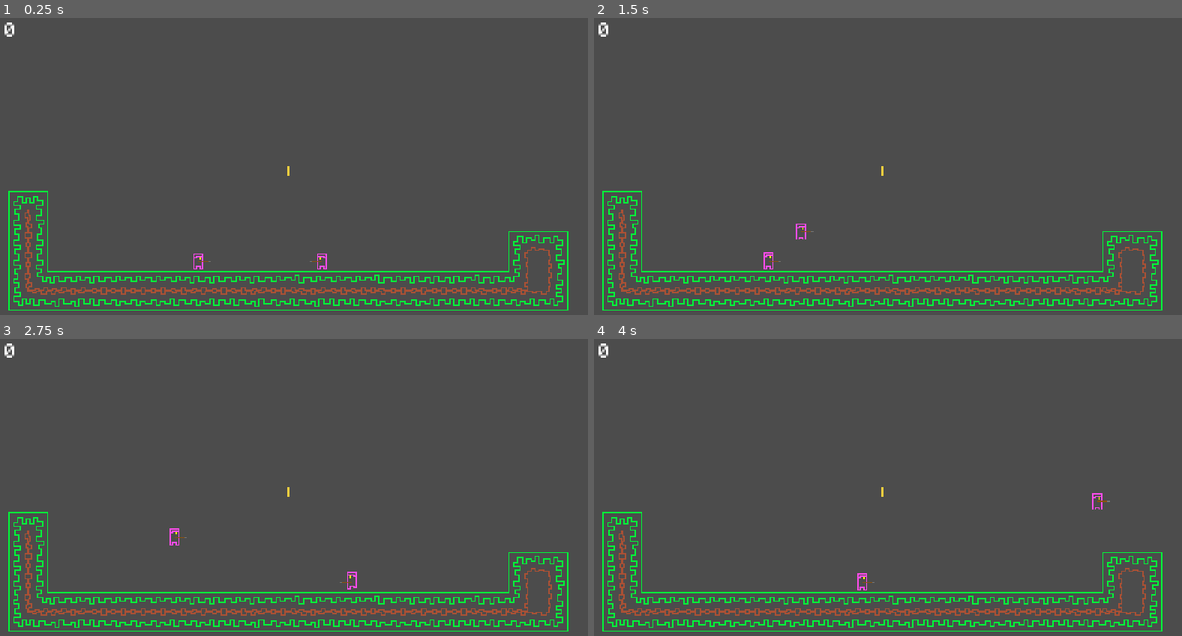
Above: before the commit, frames 1-4 (two rows, left to right).
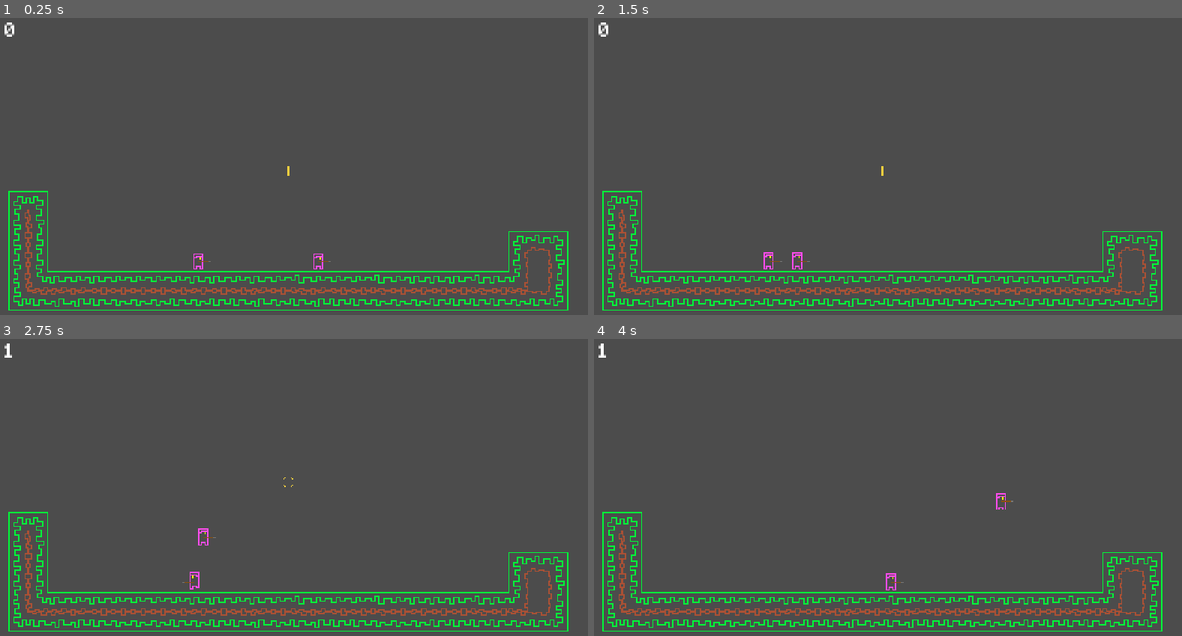
Above: after the commit, the same moments.

Repository: FoxRox87/Platformer2
Game: Godot game, scene res://Levels/Level01.tscn
Two runs of this game, one before a commit and one after it. Both use one fixed random seed, a clock stepped at 60 frames per second and the inputs below. Sound files missing from this copy of the repository are replaced by a short silence.
Inputs:
- Up to frame 1 (0.25 s): no input
- Up to frame 2 (1.5 s): tap Enter at 0.5 s; hold Left (move_left2, bound only before the commit) 0.53-1.28 s; hold D (move_right, bound only before the commit) from 0.53 s (still down); tap W (jump, bound only before the commit) at 0.77, 1.07 s; tap Right (move_right2, bound only before the commit) at 0.8, 1.35 s
- Up to frame 3 (2.75 s): tap W (jump, bound only before the commit) at 1.52, 1.55, 1.82, 2.1 s; release D (move_right, bound only before the commit) at 2.03 s; hold A (move_left, bound only before the commit) from 2.03 s (still down); tap Up (jump2, bound only before the commit) at 2.3 s
- Up to frame 4 (4 s): release A (move_left, bound only before the commit) at 2.78 s; hold D (move_right, bound only before the commit) from 2.78 s (still down); tap Up (jump2, bound only before the commit) at 2.85 s; tap W (jump, bound only before the commit) at 3.02, 3.32, 3.77 s; tap Left (move_left2, bound only before the commit) at 3.05 s; hold Right (move_right2, bound only before the commit) from 3.53 s (still down); tap F (change_stance) at 3.6 s

The runs differ from the first frame. In frame 1, less than 0.1% of the frame differs, in the area x 52-57%, y 79-85%; in frame 2, 0.1%; in frame 3, 0.3%, in the area x 0-61%, y 1-85%; in frame 4, 0.3%.

Commit message:
same script for both players

Diff:
--- a/Levels/Level01.tscn
+++ b/Levels/Level01.tscn
@@ -1,10 +1,9 @@
-[gd_scene load_steps=28 format=2]
+[gd_scene load_steps=27 format=2]
 
 [ext_resource path="res://Assets/images/Clean-Forest-Retro-Lines.png" type="Texture" id=1]
 [ext_resource path="res://Objects/Player.tscn" type="PackedScene" id=2]
 [ext_resource path="res://Pickups/Coin.tscn" type="PackedScene" id=3]
 [ext_resource path="res://UI/HUD.tscn" type="PackedScene" id=4]
-[ext_resource path="res://Objects/Player2.gd" type="Script" id=6]
 
 [sub_resource type="ConvexPolygonShape2D" id=1]
 points = PoolVector2Array( 16, 16, 0, 16, 0, 0, 16, 0 )
@@ -241,6 +240,7 @@
 
 [node name="Player" parent="." groups=[
 "Player1",
+"player",
 ] instance=ExtResource( 2 )]
 position = Vector2( 169.024, 192.776 )
 
@@ -251,4 +251,4 @@
 "Player2",
 ] instance=ExtResource( 2 )]
 position = Vector2( 265.479, 195.979 )
-script = ExtResource( 6 )
+playerId = 1
--- /dev/null
+++ b/Levels/Player.tscn
@@ -0,0 +1,6 @@
+[gd_scene load_steps=2 format=2]
+
+[ext_resource path="res://Objects/Player.gd" type="Script" id=1]
+
+[node name="Player" type="KinematicBody2D"]
+script = ExtResource( 1 )
--- a/Objects/Player.gd
+++ b/Objects/Player.gd
@@ -13,6 +13,7 @@
 var rDirection = true
 var push = true
 
+export var playerId := 0
 
 
 
@@ -20,12 +21,12 @@
 func _physics_process(delta: float) -> void:
 
 #%d"%playerID
-	if Input.is_action_pressed("move_right") and velocity.x < max_speed and is_on_floor():
+	if Input.is_action_pressed("move_right%d" % playerId) and velocity.x < max_speed and is_on_floor():
 		velocity.x += acceleration
 	if is_on_floor() and velocity.x > 0:
 		velocity.x -= deacceleration
 
-	if Input.is_action_pressed("move_left") and velocity.x > -max_speed and is_on_floor():
+	if Input.is_action_pressed("move_left%d" % playerId) and velocity.x > -max_speed and is_on_floor():
 		velocity.x -= acceleration
 	if is_on_floor() and velocity.x < 0:
 		velocity.x += deacceleration
@@ -34,7 +35,7 @@
 
 	velocity.y += gravity * delta
 
-	if Input.is_action_just_pressed("jump"):
+	if Input.is_action_just_pressed("jump%d"  % playerId):
 		if is_on_floor():
 			velocity.y = -jump_speed # negative Y is up in Godot
 
@@ -56,11 +57,11 @@
 		else:
 			$AnimatedSprite.play("idle")
 
-	if Input.is_action_just_pressed("move_right") and rDirection == false :
+	if Input.is_action_just_pressed("move_right%d" % playerId) and rDirection == false :
 		transform *= Transform2D.FLIP_X
 		rDirection = true
 
-	if Input.is_action_just_pressed("move_left") and rDirection == true :
+	if Input.is_action_just_pressed("move_left%d" % playerId) and rDirection == true :
 		transform *= Transform2D.FLIP_X
 		rDirection = false
 
@@ -78,9 +79,9 @@
 
 func _on_WeaponArea_body_entered(body):
 
-	if push == true and body.name == "Player2" and rDirection == false:
+	if push == true and body.is_in_group("player") and rDirection == false:
 		body.bounce_left()
-	if push == true and body.name == "Player2" and rDirection == true:
+	if push == true and body.is_in_group("player") and rDirection == true:
 		body.bounce_right()
 
 func bounce_left():
--- /dev/null
+++ b/Player.gd
@@ -0,0 +1,16 @@
+extends KinematicBody2D
+
+
+# Declare member variables here. Examples:
+# var a = 2
+# var b = "text"
+
+
+# Called when the node enters the scene tree for the first time.
+func _ready():
+	pass # Replace with function body.
+
+
+# Called every frame. 'delta' is the elapsed time since the previous frame.
+#func _process(delta):
+#	pass
--- a/project.godot
+++ b/project.godot
@@ -29,32 +29,32 @@
 
 [input]
 
-move_right={
+move_right0={
 "deadzone": 0.5,
 "events": [ Object(InputEventKey,"resource_local_to_scene":false,"resource_name":"","device":0,"alt":false,"shift":false,"control":false,"meta":false,"command":false,"pressed":false,"scancode":68,"unicode":0,"echo":false,"script":null)
  ]
 }
-move_left={
+move_left0={
 "deadzone": 0.5,
 "events": [ Object(InputEventKey,"resource_local_to_scene":false,"resource_name":"","device":0,"alt":false,"shift":false,"control":false,"meta":false,"command":false,"pressed":false,"scancode":65,"unicode":0,"echo":false,"script":null)
  ]
 }
-jump={
+jump0={
 "deadzone": 0.5,
 "events": [ Object(InputEventKey,"resource_local_to_scene":false,"resource_name":"","device":0,"alt":false,"shift":false,"control":false,"meta":false,"command":false,"pressed":false,"scancode":87,"unicode":0,"echo":false,"script":null)
  ]
 }
-move_left2={
+move_left1={
 "deadzone": 0.5,
 "events": [ Object(InputEventKey,"resource_local_to_scene":false,"resource_name":"","device":0,"alt":false,"shift":false,"control":false,"meta":false,"command":false,"pressed":false,"scancode":16777231,"unicode":0,"echo":false,"script":null)
  ]
 }
-move_right2={
+move_right1={
 "deadzone": 0.5,
 "events": [ Object(InputEventKey,"resource_local_to_scene":false,"resource_name":"","device":0,"alt":false,"shift":false,"control":false,"meta":false,"command":false,"pressed":false,"scancode":16777233,"unicode":0,"echo":false,"script":null)
  ]
 }
-jump2={
+jump1={
 "deadzone": 0.5,
 "events": [ Object(InputEventKey,"resource_local_to_scene":false,"resource_name":"","device":0,"alt":false,"shift":false,"control":false,"meta":false,"command":false,"pressed":false,"scancode":16777232,"unicode":0,"echo":false,"script":null)
  ]
